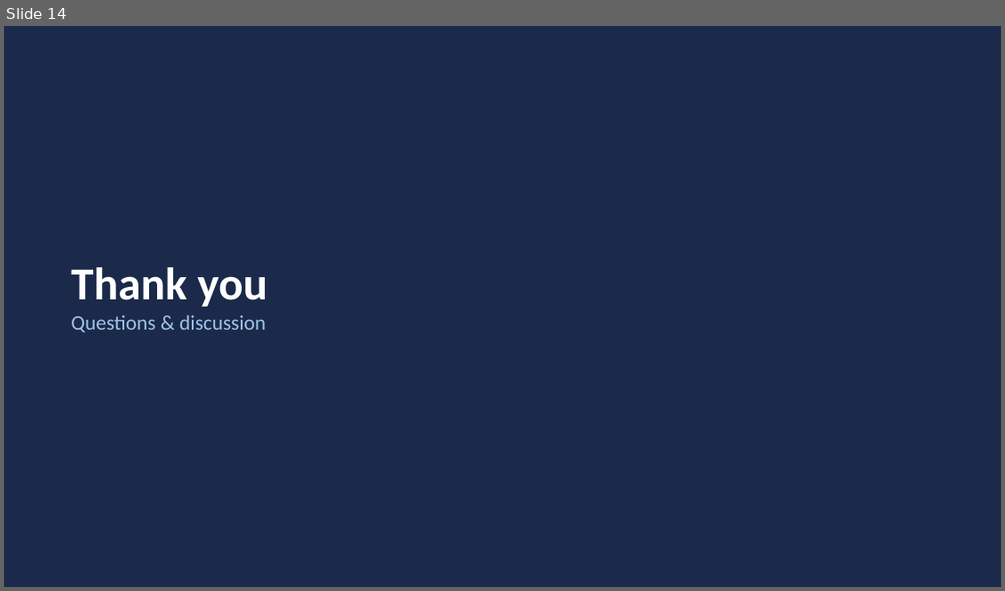
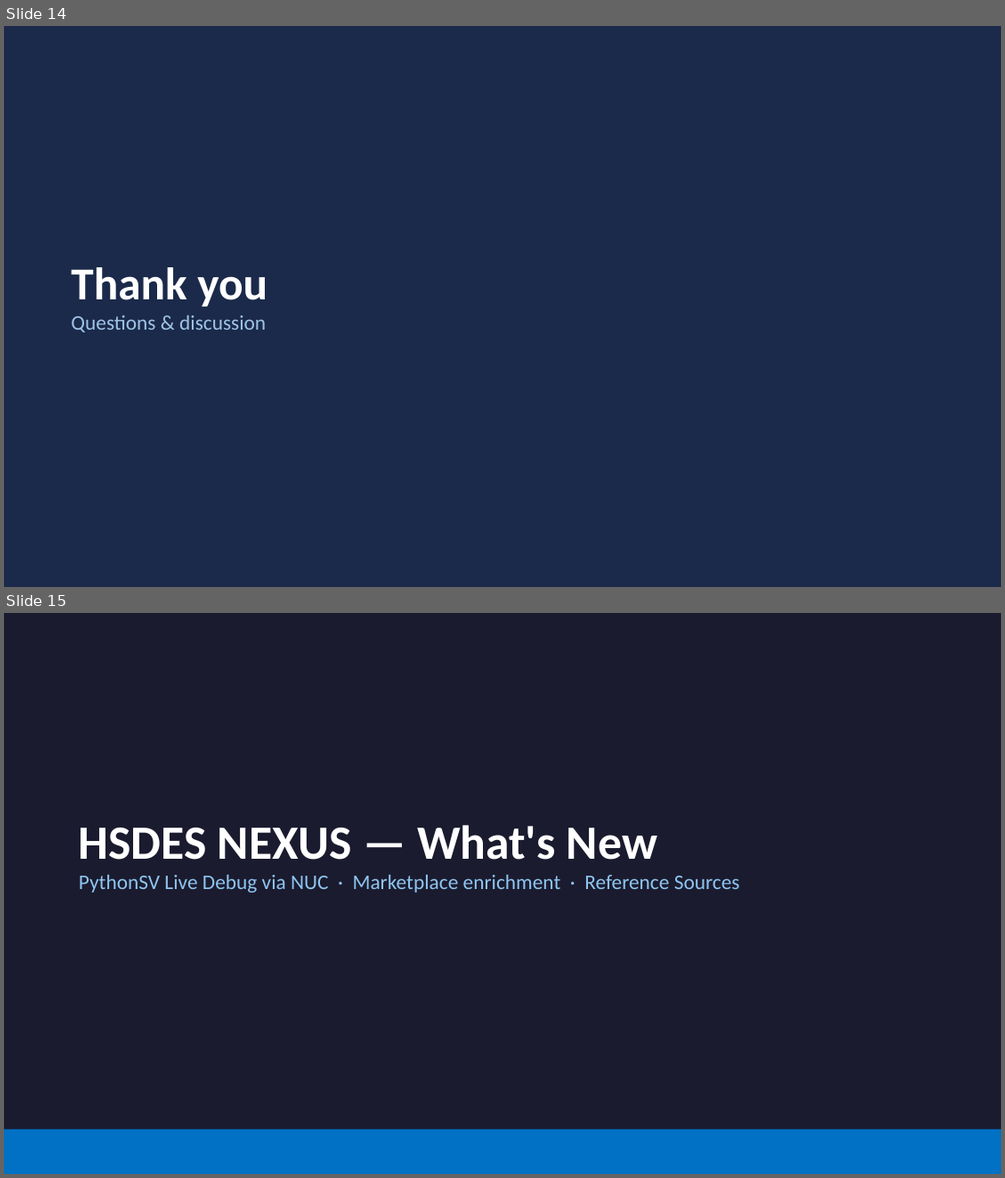
Before and after one commit to balajirajaram/HSDES_NEXUS_TOOL, a slide deck: presentation/Auto_HSD_Analyser.pptx. Shown one above the other, each under a label of ours: slide 14 before the commit, slides 14 and 15 after it. The pictures are 1005x591 and 1005x1178 pixels, drawn with LibreOffice and Linux fonts; fonts in the diff are those of the drawing. Boxes give left, top, right and bottom in pixels: in the first picture for what was removed or moved away, otherwise in the second. Text is boxed around its words. In the diff, an @@ line names an element or a change of style, - is before the commit and + after.

Commit message:
Add NUC PythonSV live-debug, marketplace enrichment, MCA bank maps (GNR/SRF/CWF)
- NUC PythonSV tab: SSH-first + WinRM fallback, persistent session, auto-init unlock+refresh, output cleaner + state interpreter; password via UI (masked, not stored).
- Optional marketplace MCP enrichment (Wiki KB always; BIOS/S3M, kernel-crash, Redfish need-based).
- Reference Sources citation in reports.
- Product-aware MCA bank->unit resolver with GNR, SRF, CWF, DMR maps.
- Presentation updated (+ original backup).

```diff
--- a/presentation/Auto_HSD_Analyser.pptx
+++ b/presentation/Auto_HSD_Analyser.pptx
@@ slide 15 added at (4, 613, 1001, 1174), background #FFFFFF @@
@@ rectangle added at (4, 613, 1001, 1174), fill #1B1B2F @@
@@ text added at (79, 825, 740, 892), 20 pt, text #8EC5F0 @@
+HSDES NEXUS — What's New
+PythonSV Live Debug via NUC · Marketplace enrichment · Reference Sources
@@ rectangle added at (4, 1129, 1001, 1174), fill #0071C5 @@
```
Also in this commit, not shown: 6 other slides added, 20 other files.
